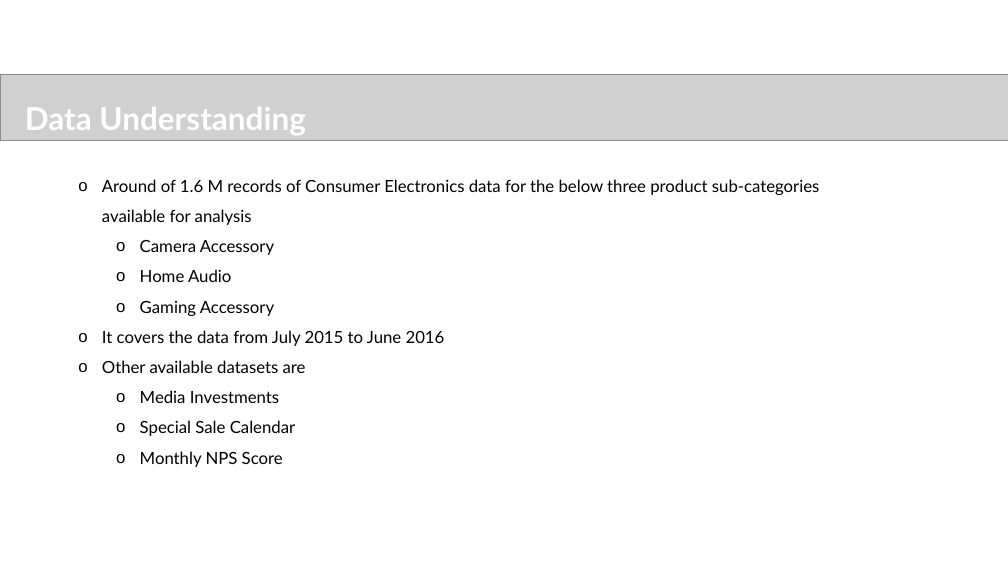
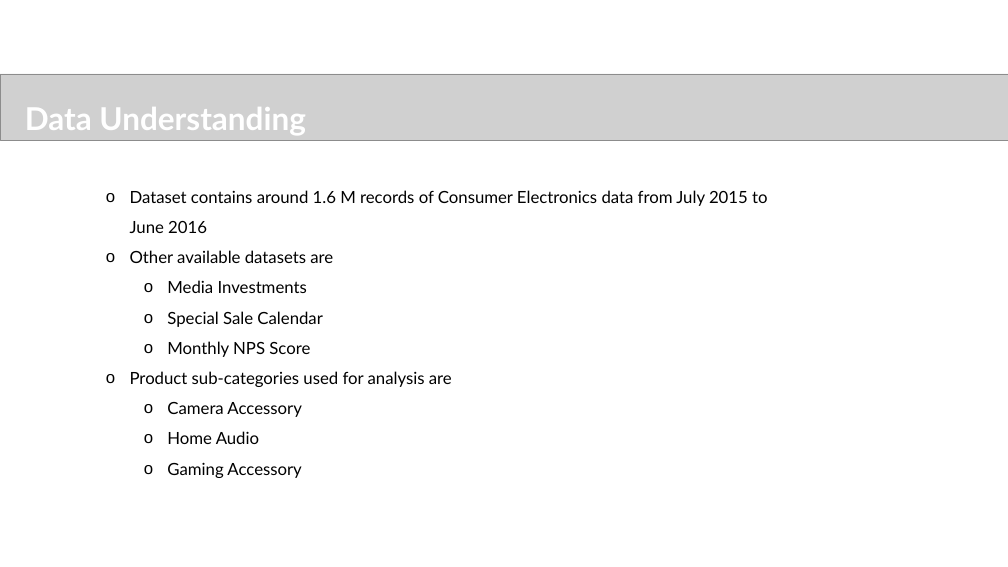
Before and after one commit to sureshballa/data-science-projects, a slide deck: slide 4 of Capstone Project/Ecommerce_Capstone_Project.pptx. Drawn at 1008x567 pixels with LibreOffice and Linux fonts; fonts in the diff are those of the drawing; grey boxes stand for pictures; background and template pictures are left out. Boxes give left, top, right and bottom in pixels: in the first picture for what was removed or moved away, otherwise in the second. Text is boxed around its words. In the diff, an @@ line names an element or a change of style, - is before the commit and + after.

```diff
--- a/Capstone Project/Ecommerce_Capstone_Project.pptx
+++ b/Capstone Project/Ecommerce_Capstone_Project.pptx
@@ text "Dataset contains around 1.6 M ...": place and size @@
-text "Dataset contains around 1.6 M ..." at (102, 179, 819, 467)
+text "Dataset contains around 1.6 M ..." at (130, 190, 767, 478)
@@ text at (130, 190, 767, 233): text changed @@
-  o Around of 1.6 M records of Consumer Electronics data for the below three product sub-categories available for analysis
-    o Camera Accessory
-    o Home Audio
-    o Gaming Accessory
-  o It covers the data from July 2015 to June 2016
+  o Dataset contains around 1.6 M records of Consumer Electronics data from July 2015 to June 2016
@@ text at (130, 371, 452, 478): paragraphs added @@
+  o Product sub-categories used for analysis are
+    o Camera Accessory
+    o Home Audio
+    o Gaming Accessory
```
Also in this commit, not shown: 9 other slides changed, 6 slides added, 2 slides removed.
